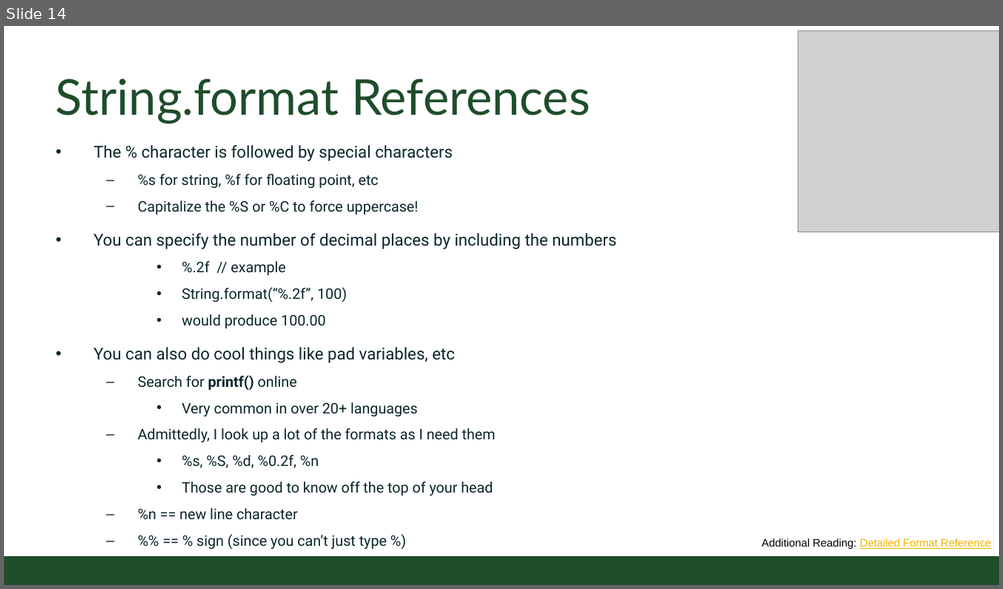
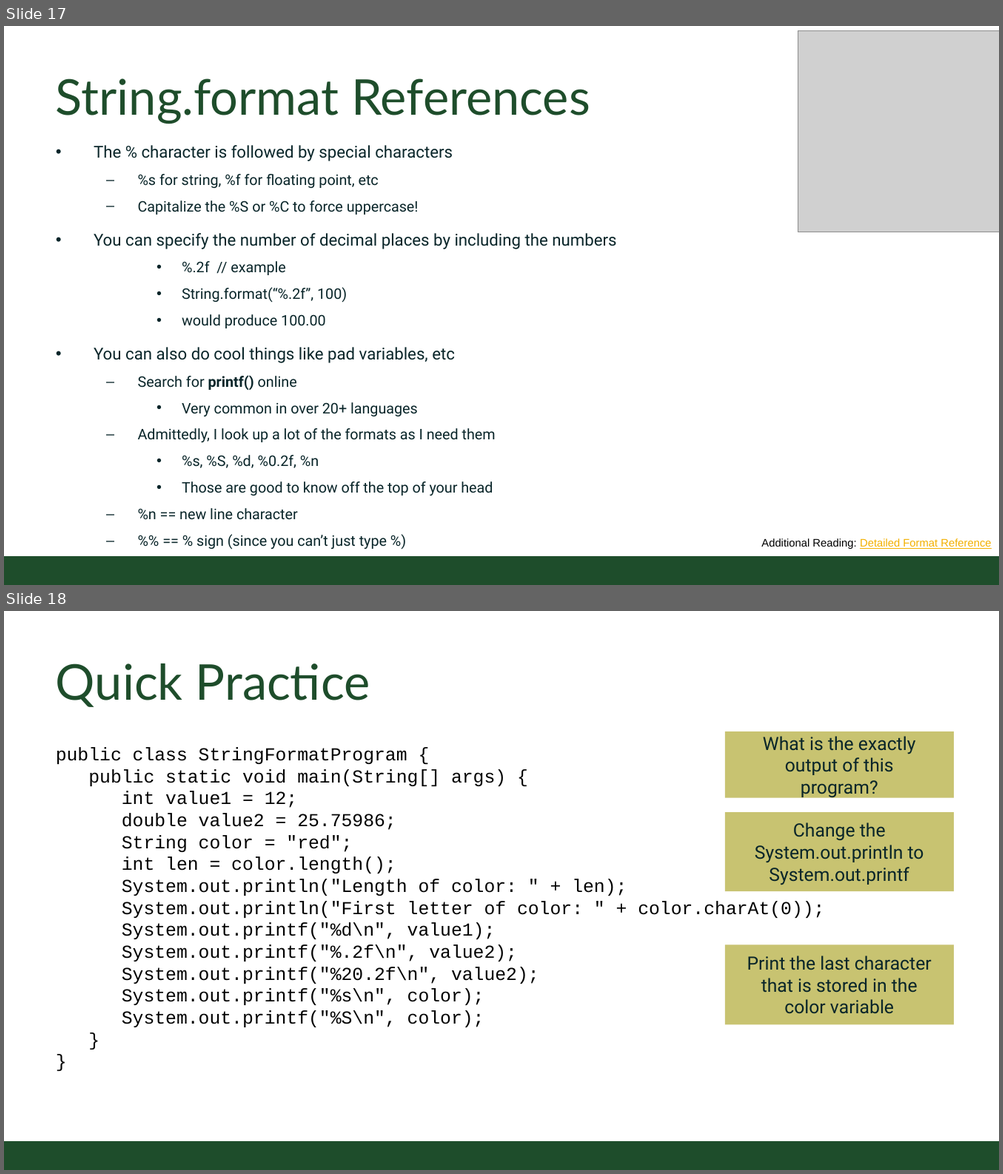
Before and after one commit to CSU-CompSci-CS163-4/Handouts, a slide deck: slides/On-Campus/02_03_CharactersAndStrings.pptx. Shown one above the other, each under a label of ours: slide 14 before the commit, slides 17 and 18 after it. The pictures are 1003x589 and 1003x1174 pixels, drawn with LibreOffice and Linux fonts; fonts in the diff are those of the drawing; grey boxes stand for pictures; background and template pictures are left out. Boxes give left, top, right and bottom in pixels: in the first picture for what was removed or moved away, otherwise in the second. Text is boxed around its words. In the diff, an @@ line names an element or a change of style, - is before the commit and + after.

Commit message:
added casting example and quick code slide

```diff
--- a/slides/On-Campus/02_03_CharactersAndStrings.pptx
+++ b/slides/On-Campus/02_03_CharactersAndStrings.pptx
@@ slide 18 added at (4,611,999,1170), background #FFFFFF; not listed: 1 template element that a slide beside it also shows @@
@@ title added at (56,664,370,707), 54 pt, text #1E4D2B @@
+Quick Practice
@@ rectangle added at (725,732,954,798), fill #C8C371, 20 pt, text #092529 @@
+What is the exactly output of this program?
@@ text added at (56,747,824,1028), 20 pt, text #000000 @@
+public class StringFormatProgram {
+public static void main(String[] args) {
+int value1 = 12;
+double value2 = 25.75986;
+String color = "red";
+int len = color.length();
+System.out.println("Length of color: " + len);
+System.out.println("First letter of color: " + color.charAt(0));
+System.out.printf("%d\n", value1);
+System.out.printf("%.2f\n", value2);
+System.out.printf("%20.2f\n", value2);
+System.out.printf("%s\n", color);
+System.out.printf("%S\n", color);
+}
+}
@@ rectangle added at (725,812,954,891), fill #C8C371, 20 pt, text #092529 @@
+Change the System.out.println to System.out.printf
@@ rectangle added at (725,945,954,1025), fill #C8C371, 20 pt, text #092529 @@
+Print the last character that is stored in the color variable
@@ what was slide 14 is now slide 17 @@
```
Also in this commit, not shown: 4 slides changed, 3 other slides added.
